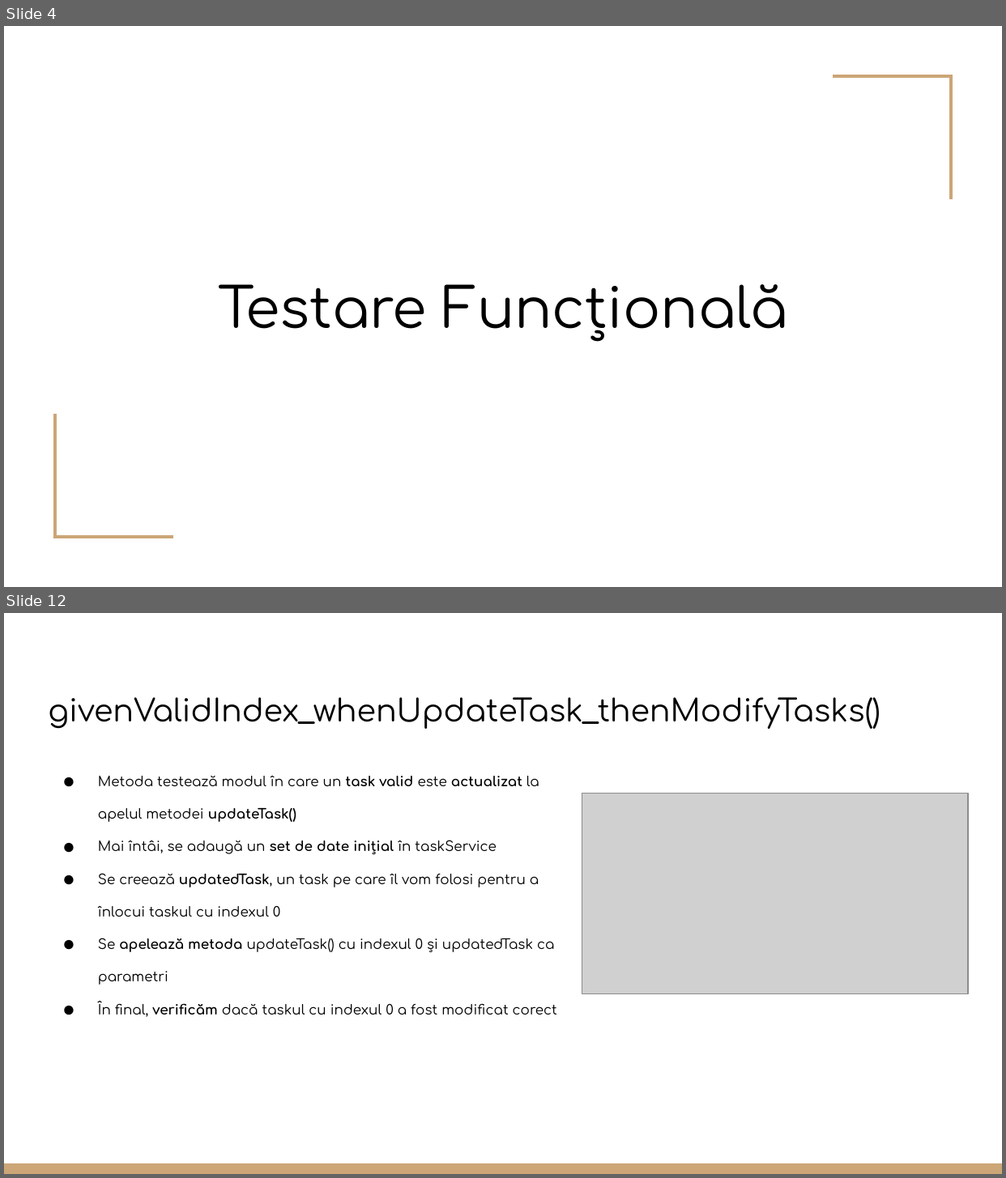
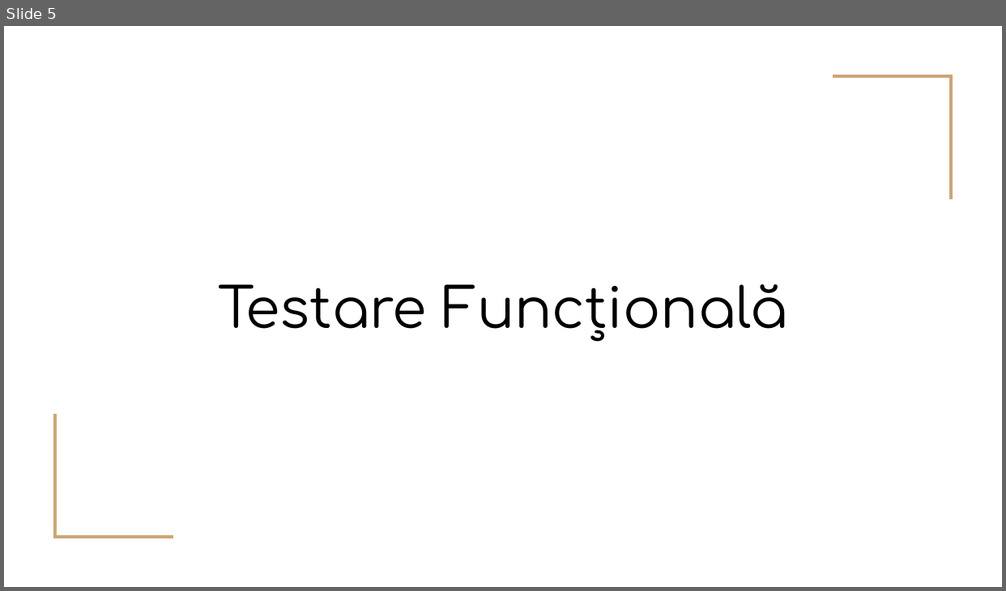
Before and after one commit to CoCodrilo1710/Proiect_TSS, a slide deck: Testare Unitara in Java.pptx. Shown one above the other, each under a label of ours: slides 4 and 12 before the commit, slide 5 after it; the slides between them are not shown. The pictures are 1006x1178 and 1006x591 pixels, drawn with LibreOffice and Linux fonts; fonts in the diff are those of the drawing; grey boxes stand for pictures. Boxes give left, top, right and bottom in pixels: in the first picture for what was removed or moved away, otherwise in the second. Text is boxed around its words. In the diff, an @@ line names an element or a change of style, - is before the commit and + after.

```diff
--- a/Testare Unitara in Java.pptx
+++ b/Testare Unitara in Java.pptx
@@ slide 12 removed at <box>4,613,1002,1174</box>, background #FFFFFF @@
@@ title removed at <box>48,697,880,729</box> @@
-givenValidIndex_whenUpdateTask_thenModifyTasks()
@@ text removed at <box>98,776,557,1017</box> @@
-● Metoda testează modul în care un task valid este actualizat la apelul metodei updateTask()
-● Mai întâi, se adaugă un set de date inițial în taskService
-● Se creează updatedTask, un task pe care îl vom folosi pentru a înlocui taskul cu indexul 0
-● Se apelează metoda updateTask() cu indexul 0 și updatedTask ca parametri
-● În final, verificăm dacă taskul cu indexul 0 a fost modificat corect
@@ picture removed at <box>582,794,968,995</box> @@
@@ rectangle removed at <box>4,1164,1002,1174</box> @@
@@ what was slide 4 is now slide 5 @@
```
Also in this commit, not shown: 13 slides added, 39 other slides removed, 1 other file.
